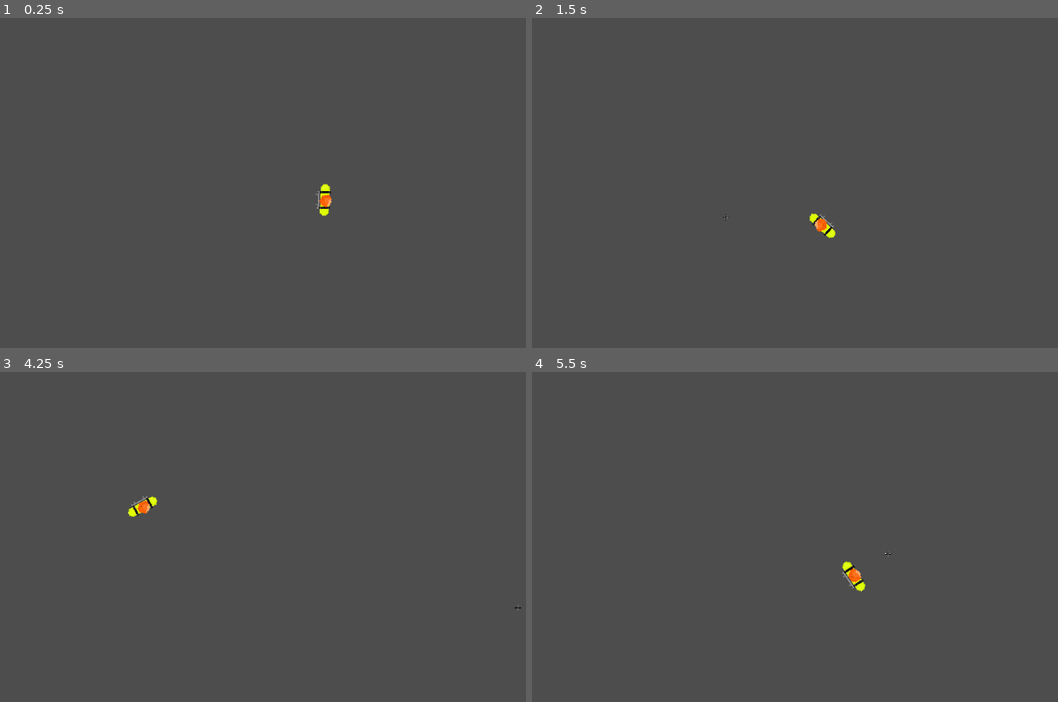
Above: before the commit, frames 1-4 (two rows, left to right).
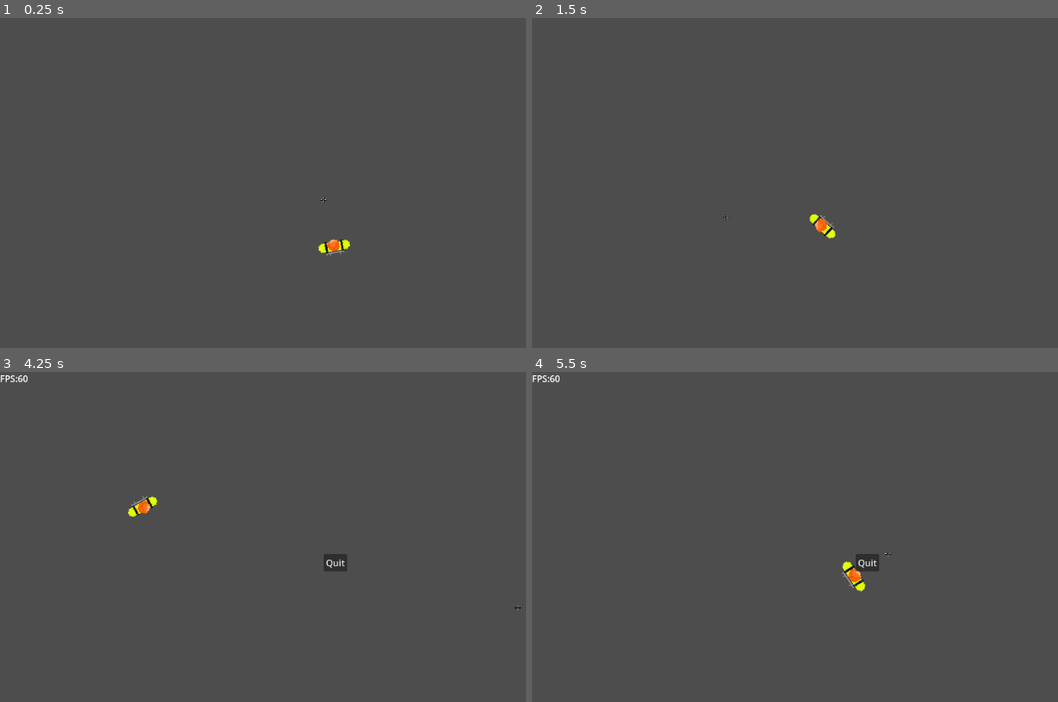
Above: after the commit, the same moments.

Repository: sirbiscuit87/Shoot
Game: Godot game, scene res://main.tscn
The game is run twice, just before and just after one commit, with the same random seed, the same clock (stepped at 60 frames per second) and the same inputs.
Inputs (mouse positions are in pixels of both pictures, inside the frame that each line leads up to):
- Up to frame 1 (0.25 s): no input
- Up to frame 2 (1.5 s): move the mouse to (1000, 183) at 0.52 s; hold D (move_right) 0.53-1.28 s; hold Right mouse button (aim) 0.53-1.28 s; move the mouse to (726, 219) at 1.27 s; hold S (move_down) from 1.28 s (still down); tap Shift (sprint) at 1.35 s
- Up to frame 3 (4.25 s): move the mouse to (389, 474) at 2.02 s; release S (move_down) at 2.03 s; hold D (move_right) 2.03-2.78 s; tap Mouse wheel up (zoom_in) at 2.1 s; move the mouse to (289, 626) at 2.77 s; hold W (move_up) 2.78-3.53 s; tap Mouse wheel down (zoom_out) at 2.85 s; move the mouse to (515, 609) at 3.52 s; hold A (move_left) from 3.53 s (still down); hold Right mouse button (aim) from 3.53 s (still down); tap Escape (pause, bound only after the commit) at 4.15 s
- Up to frame 4 (5.5 s): move the mouse to (663, 500) at 4.27 s; release Right mouse button (aim) at 4.28 s; tap Shift (sprint) at 4.35 s; move the mouse to (889, 553) at 5.02 s; release A (move_left) at 5.03 s; hold S (move_down) from 5.03 s (still down); tap Mouse wheel up (zoom_in) at 5.1 s

The runs differ from the first frame. In frame 1, 0.4% of the frame differs, in the area x 60-67%, y 50-73%; in frame 2, less than 0.1%; in frame 3, 0.3%; in frame 4, 0.3%.

Commit message:
debug assistance

Diff:
--- /dev/null
+++ b/shoot/Scripts/DebugScripts/fps.gd
@@ -0,0 +1,4 @@
+extends Label
+
+func _process(delta: float) -> void:
+	text = "FPS:" + str(Engine.get_frames_per_second())
--- /dev/null
+++ b/shoot/Scripts/DebugScripts/main.gd
@@ -0,0 +1,4 @@
+extends Node2D
+
+# Temporary main script for this temporary main scene.
+# This is just a playground for game mechanics, will eventually make an official setup, avoid adding logic here - Victor
--- /dev/null
+++ b/shoot/Scripts/DebugScripts/pause_menu.gd
@@ -0,0 +1,18 @@
+extends Control
+
+# Temporary for debug
+func _ready():
+	Input.mouse_mode = Input.MOUSE_MODE_CONFINED_HIDDEN
+	hide()
+
+var paused: bool = false
+func _process(delta: float) -> void:
+	# For debugging and exiting since cursor is locked
+	if Input.is_action_just_pressed("pause"):
+		paused = !paused
+		if(paused):
+			Input.mouse_mode = Input.MOUSE_MODE_VISIBLE
+			show()
+		else:
+			Input.mouse_mode = Input.MOUSE_MODE_CONFINED_HIDDEN
+			hide()
--- /dev/null
+++ b/shoot/Scripts/DebugScripts/quit.gd
@@ -0,0 +1,4 @@
+extends Button
+
+func _on_button_down() -> void:
+	get_tree().quit()
--- a/shoot/main.tscn
+++ b/shoot/main.tscn
@@ -1,8 +1,12 @@
-[gd_scene load_steps=38 format=3 uid="uid://butf0qqe4736v"]
-
+[gd_scene load_steps=42 format=3 uid="uid://butf0qqe4736v"]
+
+[ext_resource type="Script" path="res://Scripts/DebugScripts/main.gd" id="1_ufeyg"]
 [ext_resource type="Script" path="res://Scripts/camera.gd" id="1_uuyhc"]
 [ext_resource type="Script" path="res://Scripts/crosshair.gd" id="2_7i3yh"]
 [ext_resource type="Texture2D" uid="uid://bl64rt2ugao4g" path="res://Art/Crosshair.png" id="2_jj876"]
+[ext_resource type="Script" path="res://Scripts/DebugScripts/pause_menu.gd" id="2_nb3st"]
+[ext_resource type="Script" path="res://Scripts/DebugScripts/fps.gd" id="3_0jf3c"]
+[ext_resource type="Script" path="res://Scripts/DebugScripts/quit.gd" id="4_5pt7r"]
 [ext_resource type="Script" path="res://Scripts/player.gd" id="4_c1iqk"]
 [ext_resource type="Script" path="res://Scripts/interaction_zone.gd" id="5_mx8e5"]
 [ext_resource type="Texture2D" uid="uid://dubpqbr374gsi" path="res://Art/Player.png" id="5_yeq56"]
@@ -171,8 +175,36 @@
 region = Rect2(64, 128, 64, 64)
 
 [node name="Main" type="Node2D"]
+script = ExtResource("1_ufeyg")
+
+[node name="UI" type="CanvasLayer" parent="."]
+
+[node name="PauseMenu" type="Control" parent="UI"]
+layout_mode = 3
+anchors_preset = 0
+offset_right = 576.0
+offset_bottom = 324.0
+script = ExtResource("2_nb3st")
+
+[node name="FPS" type="Label" parent="UI/PauseMenu"]
+layout_mode = 0
+offset_right = 104.0
+offset_bottom = 40.0
+text = "FPS: "
+script = ExtResource("3_0jf3c")
+
+[node name="Quit" type="Button" parent="UI/PauseMenu"]
+layout_mode = 0
+offset_left = 576.0
+offset_top = 324.0
+offset_right = 618.0
+offset_bottom = 355.0
+text = "Quit
+"
+script = ExtResource("4_5pt7r")
 
 [node name="Camera" type="Camera2D" parent="." node_paths=PackedStringArray("character")]
+position = Vector2(578, 324)
 position_smoothing_enabled = true
 script = ExtResource("1_uuyhc")
 character = NodePath("../Player")
@@ -185,6 +217,7 @@
 script = ExtResource("2_7i3yh")
 
 [node name="Player" type="CharacterBody2D" parent="."]
+position = Vector2(610, 467)
 script = ExtResource("4_c1iqk")
 
 [node name="Legs" type="AnimatedSprite2D" parent="Player"]
@@ -225,3 +258,5 @@
 
 [node name="Hair" type="Sprite2D" parent="Player/Head"]
 texture = SubResource("AtlasTexture_1exby")
+
+[connection signal="button_down" from="UI/PauseMenu/Quit" to="UI/PauseMenu/Quit" method="_on_button_down"]
--- a/shoot/project.godot
+++ b/shoot/project.godot
@@ -13,6 +13,7 @@
 config/name="Shoot"
 run/main_scene="res://main.tscn"
 config/features=PackedStringArray("4.3", "Forward Plus")
+config/icon="res://icon.svg"
 
 [display]
 
@@ -69,6 +70,11 @@
 "events": [Object(InputEventMouseButton,"resource_local_to_scene":false,"resource_name":"","device":-1,"window_id":0,"a …(253 unchanged characters)…
 ]
 }
+pause={
+"deadzone": 0.5,
+"events": [Object(InputEventKey,"resource_local_to_scene":false,"resource_name":"","device":-1,"window_id":0,"alt_pressed":false,"shift_pressed":false,"ctrl_pressed":false,"meta_pressed":false,"pressed":false,"keycode":0,"physical_keycode":4194305,"key_label":0,"unicode":0,"location":0,"echo":false,"script":null)
+]
+}
 
 [rendering]
 
Not shown, added: shoot/Scripts/DebugScripts/README.txt
